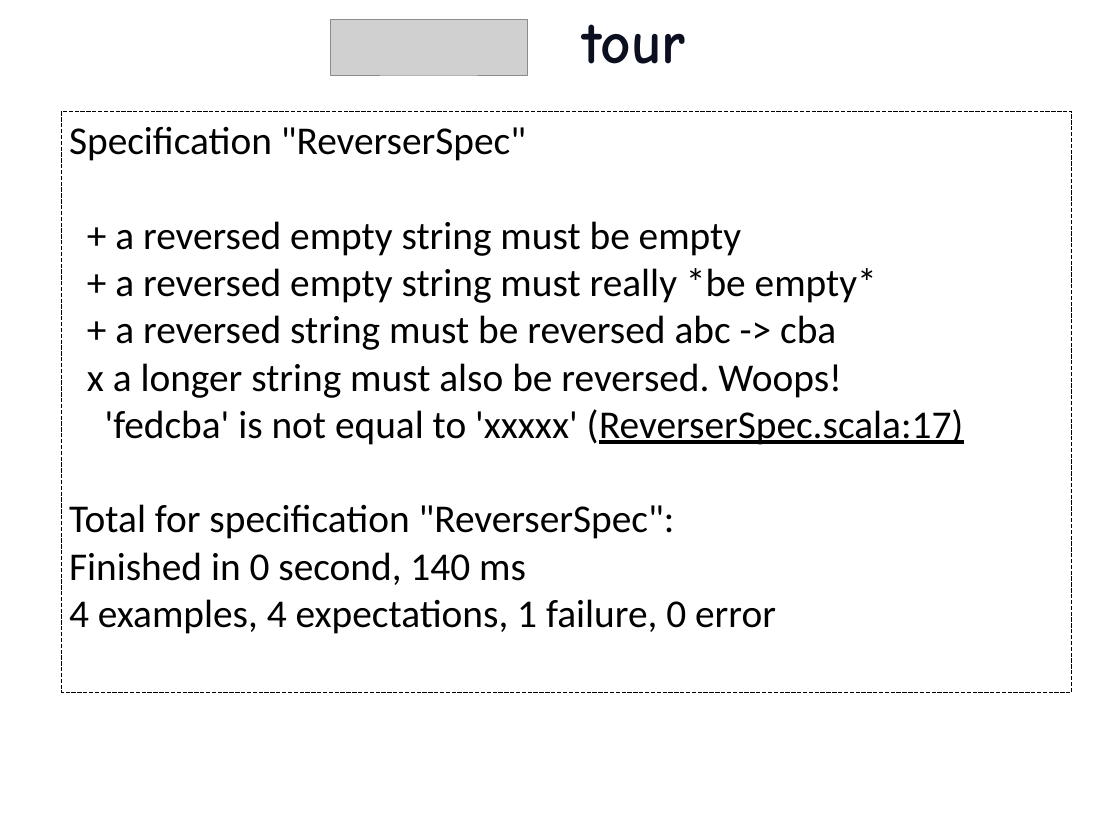
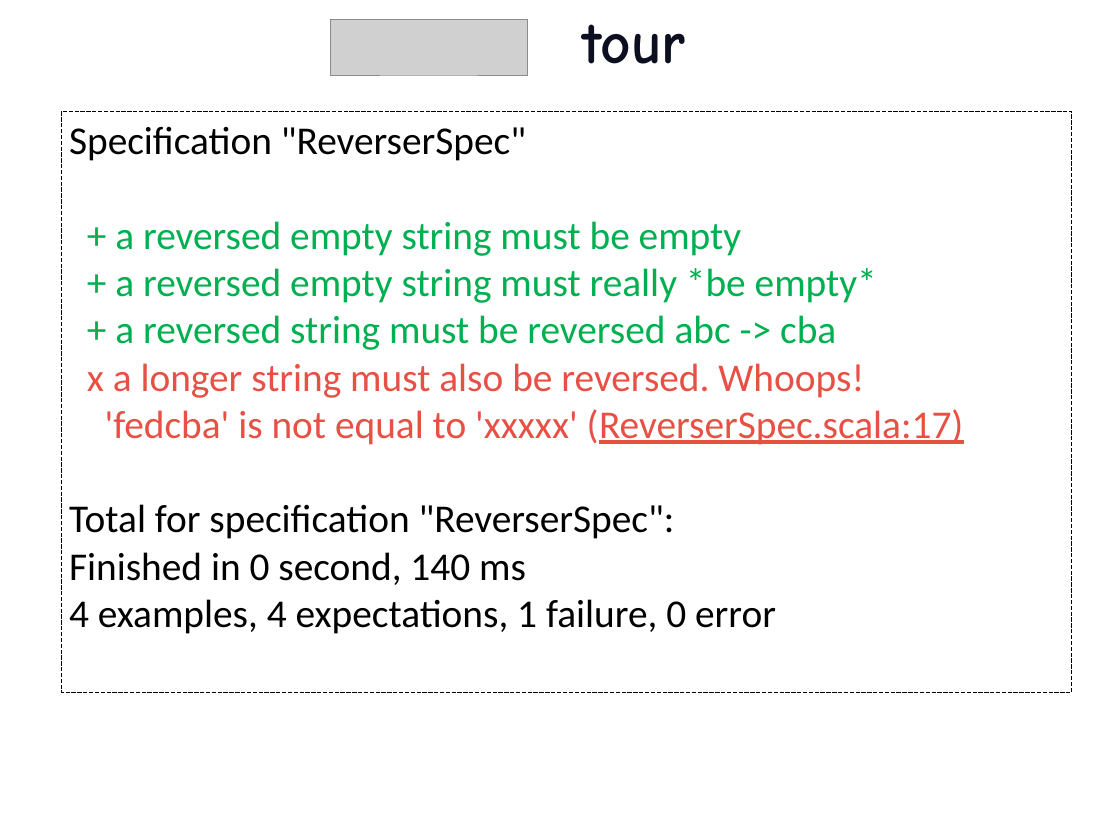
Before and after one commit to etorreborre/oscon-2010, a slide deck: slide 10 of src/main/resources/oscon_2010_specs.pptx (slide 9 before the commit). Drawn at 1120x840 pixels with LibreOffice and Linux fonts; fonts in the diff are those of the drawing; grey boxes stand for pictures; background and template pictures are left out. Boxes give left, top, right and bottom in pixels: in the first picture for what was removed or moved away, otherwise in the second. Text is boxed around its words. In the diff, an @@ line names an element or a change of style, - is before the commit and + after.

```diff
--- a/src/main/resources/oscon_2010_specs.pptx
+++ b/src/main/resources/oscon_2010_specs.pptx
@@ text in rectangle at bbox=[105, 221, 964, 445]: text colour #000000 to #00B050 in "+ a reversed empty string must be ...", "+ a reversed empty string must really ...", "+ a reversed string must be reversed ..."; text colour #000000 to #E75145 in "'fedcba' is not equal to 'xxxxx' (ReverserSpec.scala:17)" @@
@@ text in rectangle at bbox=[87, 363, 864, 398]: text changed; text colour #000000 to #E75145 @@
-x a longer string must also be reversed. Woops!
+x a longer string must also be reversed. Whoops!
```
Also in this commit, not shown: 20 other slides changed, 11 slides added.
